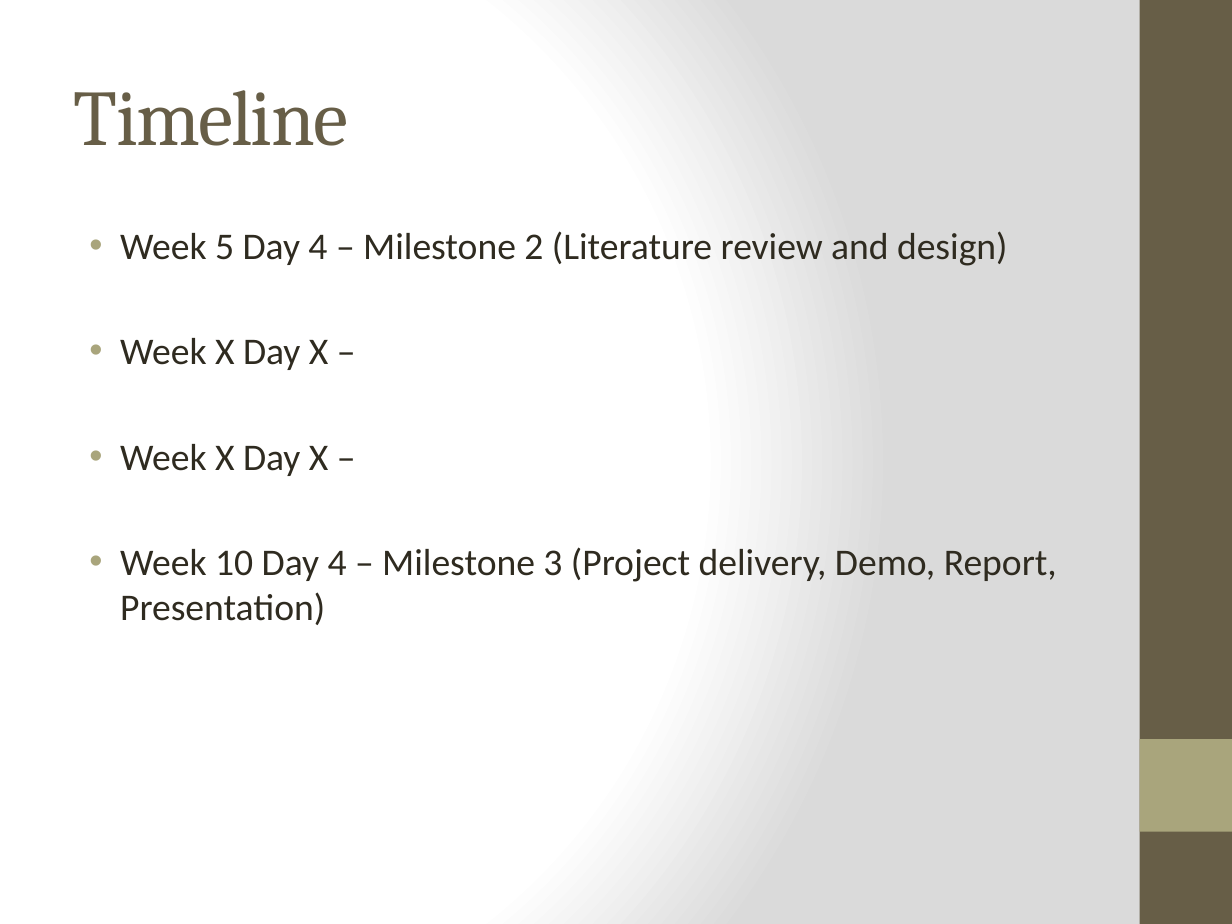
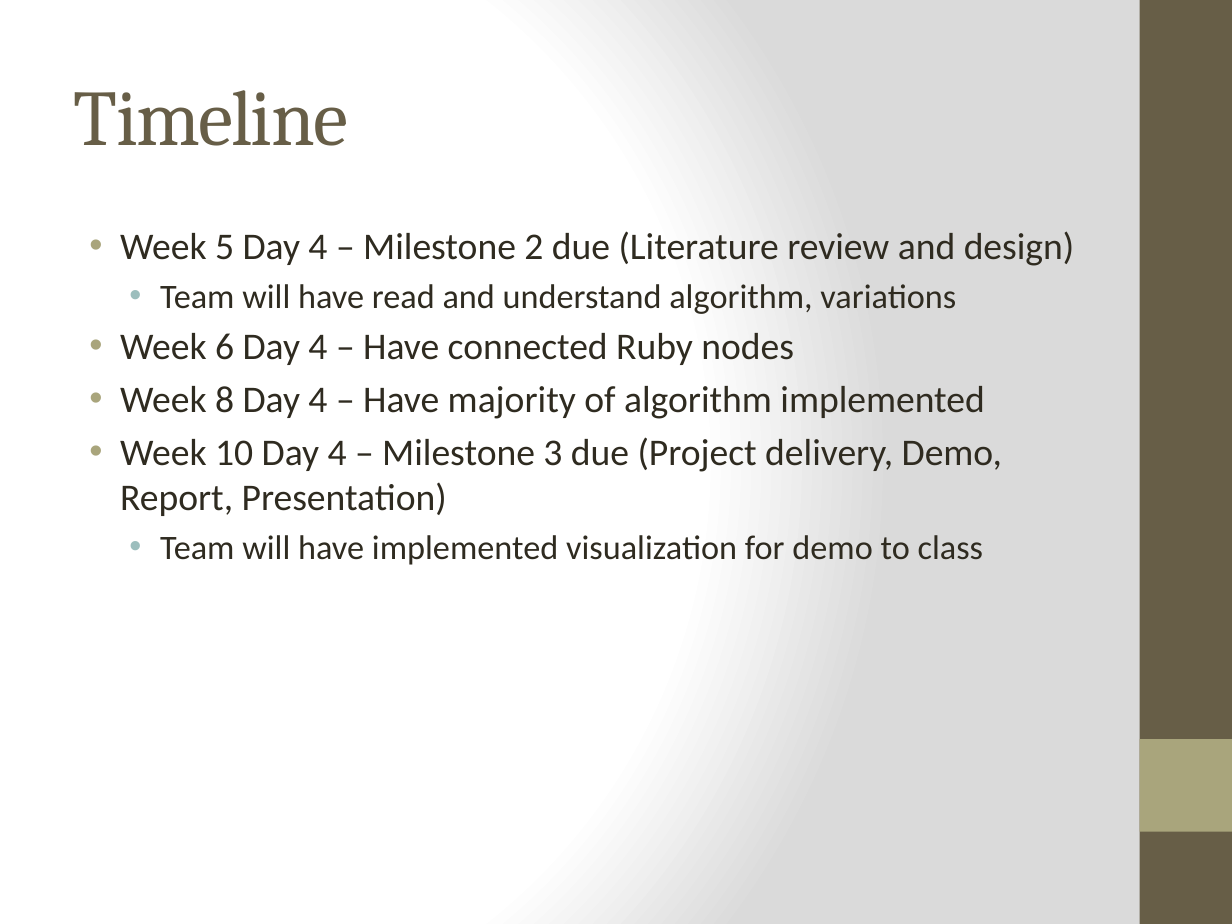
Before and after one commit to timothyekl/KennySync, a slide deck: slide 6 of Proposal/Proposal.pptx. Drawn at 1232x924 pixels with LibreOffice and Linux fonts; fonts in the diff are those of the drawing. Boxes give left, top, right and bottom in pixels: in the first picture for what was removed or moved away, otherwise in the second. Text is boxed around its words. In the diff, an @@ line names an element or a change of style, - is before the commit and + after.

Commit message:
Update PPT per Will's email

```diff
--- a/Proposal/Proposal.pptx
+++ b/Proposal/Proposal.pptx
@@ text at box(120, 231, 1075, 565): text changed @@
-• Week 5 Day 4 – Milestone 2 (Literature review and design)
-• Week X Day X –
-• Week X Day X –
-• Week 10 Day 4 – Milestone 3 (Project delivery, Demo, Report, Presentation)
+• Week 5 Day 4 – Milestone 2 due (Literature review and design)
+  • Team will have read and understand algorithm, variations
+• Week 6 Day 4 – Have connected Ruby nodes
+• Week 8 Day 4 – Have majority of algorithm implemented
+• Week 10 Day 4 – Milestone 3 due (Project delivery, Demo, Report, Presentation)
+  • Team will have implemented visualization for demo to class
```
Also in this commit, not shown: 3 other slides changed, 1 slide added.
